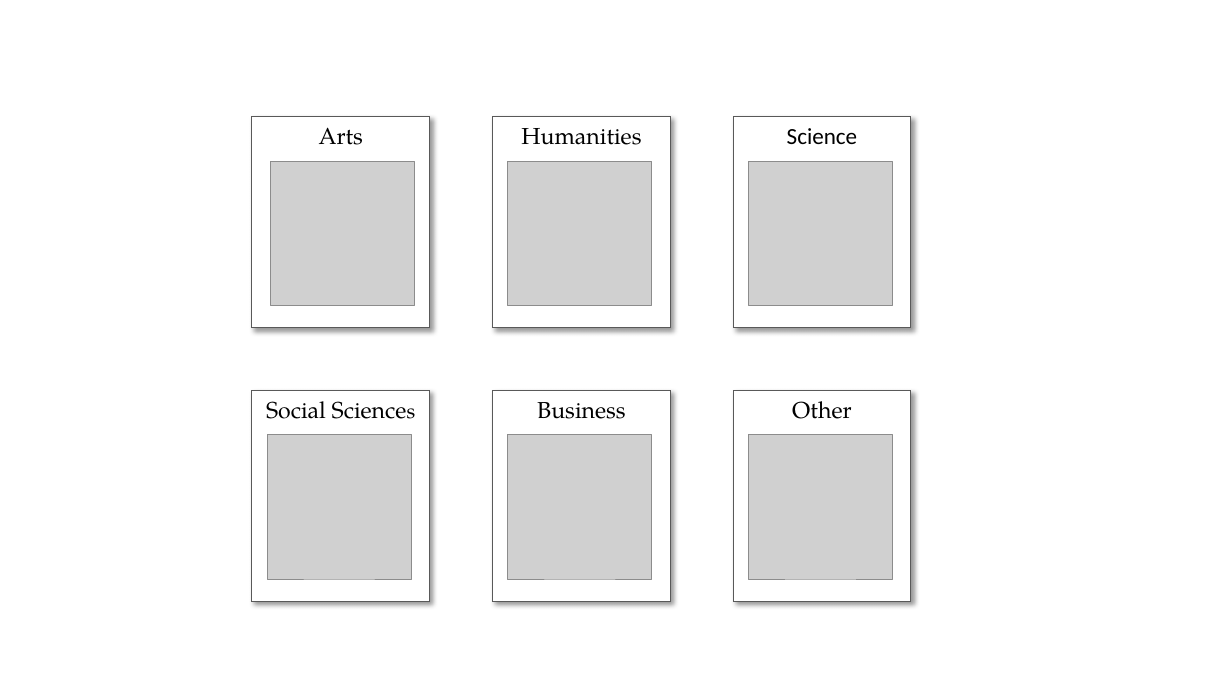
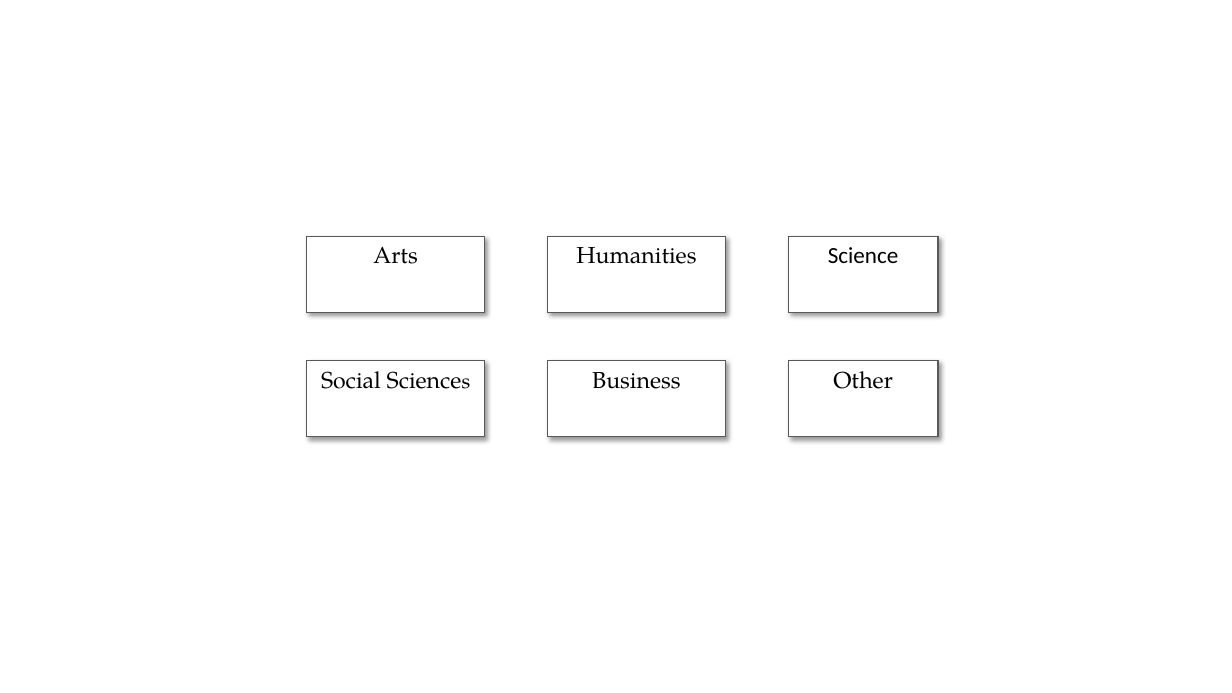
Before and after one commit to PracticumAI/nlp, a slide deck: slide 17 of presentations/01_nlp_intro.pptx (slide 3 before the commit). Drawn at 1232x693 pixels with LibreOffice and Linux fonts; fonts in the diff are those of the drawing; grey boxes stand for pictures. Boxes give left, top, right and bottom in pixels: in the first picture for what was removed or moved away, otherwise in the second. Text is boxed around its words. In the diff, an @@ line names an element or a change of style, - is before the commit and + after.

```diff
--- a/presentations/01_nlp_intro.pptx
+++ b/presentations/01_nlp_intro.pptx
@@ picture removed at (271, 161, 415, 305) @@
@@ picture removed at (508, 161, 653, 305) @@
@@ picture removed at (749, 161, 893, 305) @@
@@ rectangle "Arts": place and size @@
-rectangle "Arts" at (252, 117, 431, 328)
+rectangle "Arts" at (307, 237, 484, 312)
@@ rectangle "Humanities": place and size @@
-rectangle "Humanities" at (493, 117, 670, 328)
+rectangle "Humanities" at (548, 237, 726, 312)
@@ rectangle "Science": place and size @@
-rectangle "Science" at (734, 117, 911, 328)
+rectangle "Science" at (788, 237, 938, 312)
@@ rectangle "Social Sciences": place and size @@
-rectangle "Social Sciences" at (252, 391, 430, 602)
+rectangle "Social Sciences" at (307, 360, 484, 436)
@@ rectangle "Business": place and size @@
-rectangle "Business" at (493, 391, 670, 602)
+rectangle "Business" at (548, 360, 726, 436)
@@ rectangle "Other": place and size @@
-rectangle "Other" at (734, 391, 911, 602)
+rectangle "Other" at (788, 360, 938, 436)
@@ picture removed at (267, 435, 411, 579) @@
@@ picture removed at (508, 435, 653, 579) @@
@@ picture removed at (749, 435, 893, 579) @@
```
Also in this commit, not shown: 1 slide added, 3 other files.
